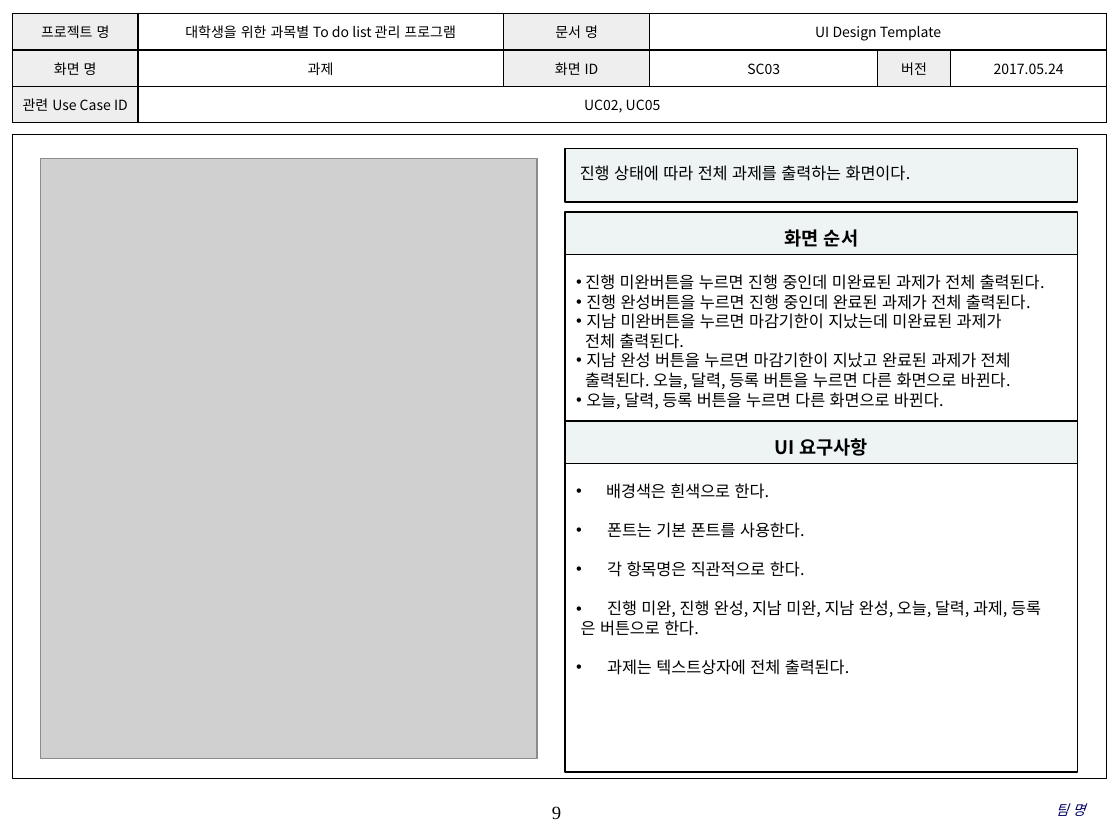
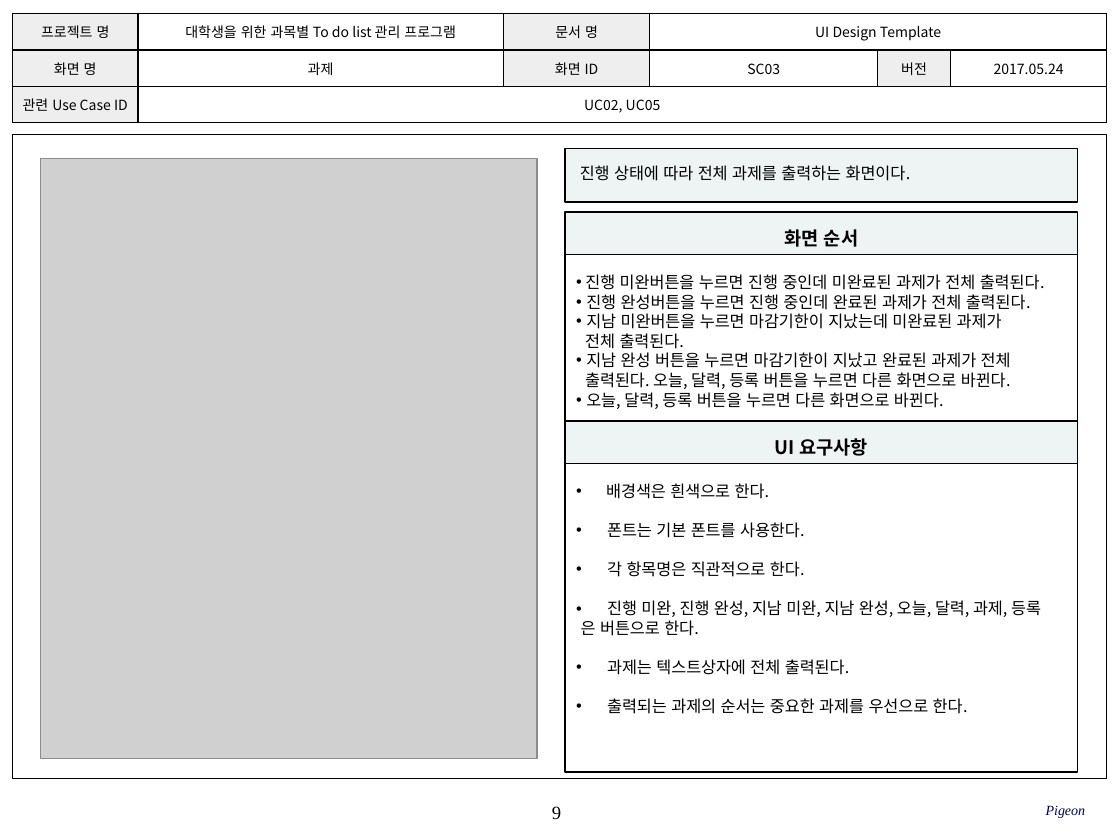
Before and after one commit to SE-admin/9, a slide deck: slide 9 of doc/3_ 설계서/UI Design Template_9_pigeon.pptx. Drawn at 1120x840 pixels with LibreOffice and Linux fonts; fonts in the diff are those of the drawing; grey boxes stand for pictures; background and template pictures are left out. Boxes give left, top, right and bottom in pixels: in the first picture for what was removed or moved away, otherwise in the second. Text is boxed around its words. In the diff, an @@ line names an element or a change of style, - is before the commit and + after.

Commit message:
# 서류 # Class Design_9_pigeon.pptx # UI Design Template_9_pigeon.pptx # 전반적 # 오류 정정 및 코더들의 의견 반영

```diff
--- a/doc/3_ 설계서/UI Design Template_9_pigeon.pptx
+++ b/doc/3_ 설계서/UI Design Template_9_pigeon.pptx
@@ text in rectangle at (x1=607, y1=698, x2=968, y2=714): paragraph added @@
+• 출력되는 과제의 순서는 중요한 과제를 우선으로 한다.
@@ text at (x1=1046, y1=805, x2=1086, y2=818): text changed @@
-팀 명
+Pigeon
```
Also in this commit, not shown: 9 other slides changed, 1 other file.
